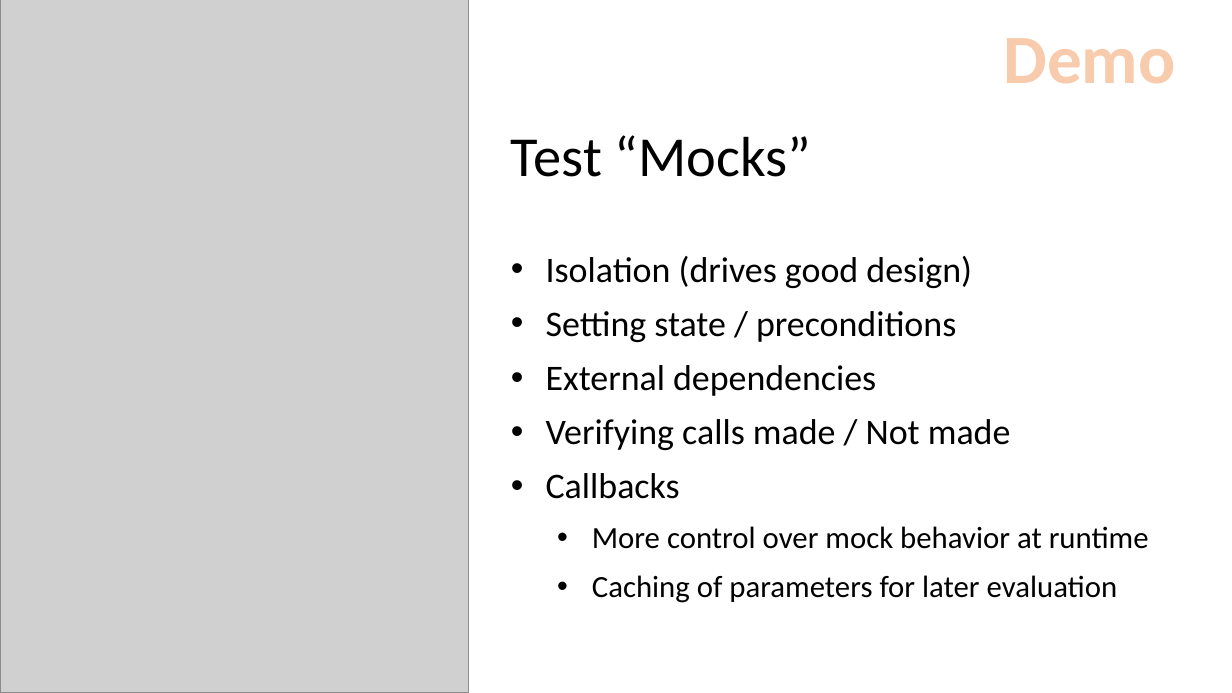
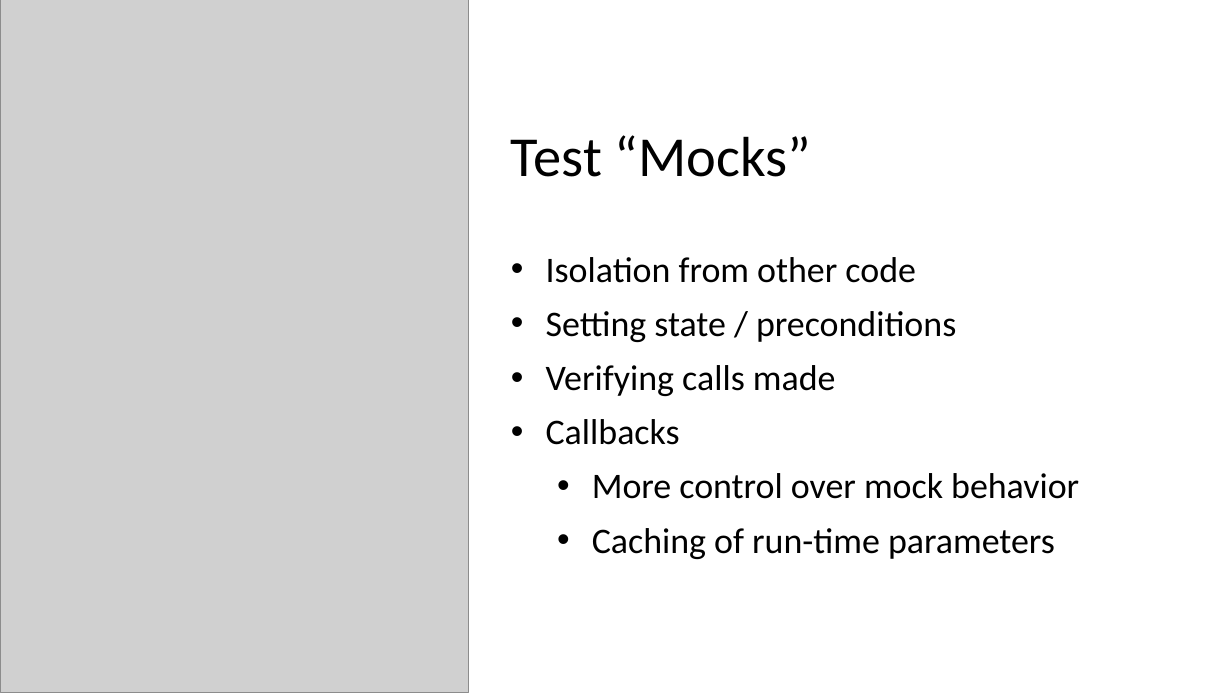
Before and after one commit to wschroder/UnitTestingDemo.GitHub, a slide deck: slide 9 of Effective Unit Testing.pptx (slide 6 before the commit). Drawn at 1232x693 pixels with LibreOffice and Linux fonts; fonts in the diff are those of the drawing; grey boxes stand for pictures. Boxes give left, top, right and bottom in pixels: in the first picture for what was removed or moved away, otherwise in the second. Text is boxed around its words. In the diff, an @@ line names an element or a change of style, - is before the commit and + after.

```diff
--- a/Effective Unit Testing.pptx
+++ b/Effective Unit Testing.pptx
@@ text removed at (1003,38,1175,84) @@
-Demo
@@ text at (546,257,915,283): text changed @@
-• Isolation (drives good design)
+• Isolation from other code
@@ text at (546,365,836,396): text changed @@
-• External dependencies
-• Verifying calls made / Not made
+• Verifying calls made
@@ text at (592,473,1079,559): text changed; size 24 to 28 pt @@
-  • More control over mock behavior at runtime
-  • Caching of parameters for later evaluation
+  • More control over mock behavior
+  • Caching of run-time parameters
```
Also in this commit, not shown: 11 other slides changed, 3 slides added.
